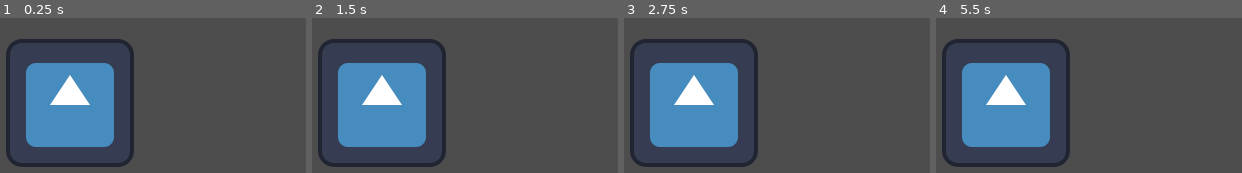
Above: before the commit, frames 1-4 (left to right).
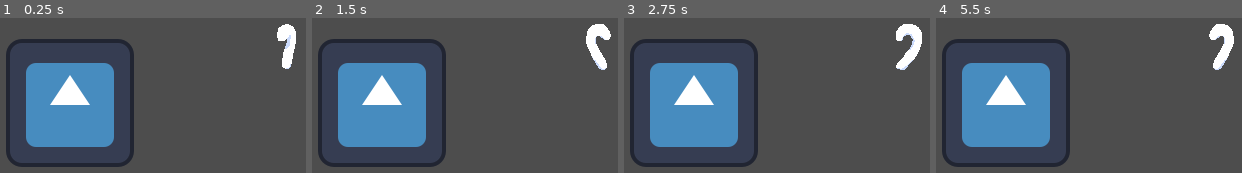
Above: after the commit, the same moments.

Repository: ryan-druffel/game-jam-dec-2024
Game: Godot game, scene res://world/world.tscn
Same seed, same stepped clock (60 frames per second), same inputs: the game is played once before the commit and once after it. The engine's default icon, where the game draws it, is replaced by a stand-in: a white triangle on a blue panel in a dark square.
Inputs:
- Up to frame 1 (0.25 s): no input
- Up to frame 2 (1.5 s): no input
- Up to frame 3 (2.75 s): no input
- Up to frame 4 (5.5 s): tap Enter at 3.5 s; tap Space at 4.25 s

The runs differ from the first frame. In frame 1, 1.1% of the frame differs, in the area x 90-97%, y 3-33%; in frame 2, 1.3%; in frame 3, 1.4%, in the area x 88-98%, y 3-34%; in frame 4, 1.3%.

Commit message:
Candy Cane Test Sprite

Diff:
--- a/dumptruck-dave/world/candy_cane/candy_cane.gd
+++ b/dumptruck-dave/world/candy_cane/candy_cane.gd
@@ -1,5 +1,4 @@
-class_name CandyCane
-extends Pickable
+class_name CandyCane extends Pickable
 
 
 # Called when the node enters the scene tree for the first time.
--- a/dumptruck-dave/world/candy_cane/candy_cane.tscn
+++ b/dumptruck-dave/world/candy_cane/candy_cane.tscn
@@ -1,7 +1,217 @@
-[gd_scene load_steps=3 format=3 uid="uid://cdnuqxadp4wx8"]
+[gd_scene load_steps=33 format=3 uid="uid://cdnuqxadp4wx8"]
 
 [ext_resource type="PackedScene" uid="uid://da312amrww033" path="res://world/pickable.tscn" id="1_atdhm"]
 [ext_resource type="Script" path="res://world/candy_cane/candy_cane.gd" id="2_ufrxp"]
+[ext_resource type="Texture2D" uid="uid://cp7rsfsfkh8lq" path="res://world/candy_cane/Candy Cane.png" id="3_0qs5d"]
+
+[sub_resource type="AtlasTexture" id="AtlasTexture_t8hhu"]
+atlas = ExtResource("3_0qs5d")
+region = Rect2(0, 0, 48, 48)
+
+[sub_resource type="AtlasTexture" id="AtlasTexture_8ii15"]
+atlas = ExtResource("3_0qs5d")
+region = Rect2(48, 0, 48, 48)
+
+[sub_resource type="AtlasTexture" id="AtlasTexture_n5a6v"]
+atlas = ExtResource("3_0qs5d")
+region = Rect2(96, 0, 48, 48)
+
+[sub_resource type="AtlasTexture" id="AtlasTexture_0slhw"]
+atlas = ExtResource("3_0qs5d")
+region = Rect2(144, 0, 48, 48)
+
+[sub_resource type="AtlasTexture" id="AtlasTexture_1v2k6"]
+atlas = ExtResource("3_0qs5d")
+region = Rect2(192, 0, 48, 48)
+
+[sub_resource type="AtlasTexture" id="AtlasTexture_4nu14"]
+atlas = ExtResource("3_0qs5d")
+region = Rect2(240, 0, 48, 48)
+
+[sub_resource type="AtlasTexture" id="AtlasTexture_xa1yl"]
+atlas = ExtResource("3_0qs5d")
+region = Rect2(0, 48, 48, 48)
+
+[sub_resource type="AtlasTexture" id="AtlasTexture_qwoxf"]
+atlas = ExtResource("3_0qs5d")
+region = Rect2(48, 48, 48, 48)
+
+[sub_resource type="AtlasTexture" id="AtlasTexture_34i40"]
+atlas = ExtResource("3_0qs5d")
+region = Rect2(96, 48, 48, 48)
+
+[sub_resource type="AtlasTexture" id="AtlasTexture_wd76a"]
+atlas = ExtResource("3_0qs5d")
+region = Rect2(144, 48, 48, 48)
+
+[sub_resource type="AtlasTexture" id="AtlasTexture_jaxmf"]
+atlas = ExtResource("3_0qs5d")
+region = Rect2(192, 48, 48, 48)
+
+[sub_resource type="AtlasTexture" id="AtlasTexture_s4j75"]
+atlas = ExtResource("3_0qs5d")
+region = Rect2(240, 48, 48, 48)
+
+[sub_resource type="AtlasTexture" id="AtlasTexture_u581p"]
+atlas = ExtResource("3_0qs5d")
+region = Rect2(0, 96, 48, 48)
+
+[sub_resource type="AtlasTexture" id="AtlasTexture_mwu30"]
+atlas = ExtResource("3_0qs5d")
+region = Rect2(48, 96, 48, 48)
+
+[sub_resource type="AtlasTexture" id="AtlasTexture_ba7gt"]
+atlas = ExtResource("3_0qs5d")
+region = Rect2(96, 96, 48, 48)
+
+[sub_resource type="AtlasTexture" id="AtlasTexture_8wre0"]
+atlas = ExtResource("3_0qs5d")
+region = Rect2(144, 96, 48, 48)
+
+[sub_resource type="AtlasTexture" id="AtlasTexture_1nees"]
+atlas = ExtResource("3_0qs5d")
+region = Rect2(192, 96, 48, 48)
+
+[sub_resource type="AtlasTexture" id="AtlasTexture_4kslc"]
+atlas = ExtResource("3_0qs5d")
+region = Rect2(240, 96, 48, 48)
+
+[sub_resource type="AtlasTexture" id="AtlasTexture_bdvkv"]
+atlas = ExtResource("3_0qs5d")
+region = Rect2(0, 144, 48, 48)
+
+[sub_resource type="AtlasTexture" id="AtlasTexture_5pris"]
+atlas = ExtResource("3_0qs5d")
+region = Rect2(48, 144, 48, 48)
+
+[sub_resource type="AtlasTexture" id="AtlasTexture_vhypu"]
+atlas = ExtResource("3_0qs5d")
+region = Rect2(96, 144, 48, 48)
+
+[sub_resource type="AtlasTexture" id="AtlasTexture_yjnit"]
+atlas = ExtResource("3_0qs5d")
+region = Rect2(144, 144, 48, 48)
+
+[sub_resource type="AtlasTexture" id="AtlasTexture_lhysi"]
+atlas = ExtResource("3_0qs5d")
+region = Rect2(192, 144, 48, 48)
+
+[sub_resource type="AtlasTexture" id="AtlasTexture_nvtu8"]
+atlas = ExtResource("3_0qs5d")
+region = Rect2(240, 144, 48, 48)
+
+[sub_resource type="AtlasTexture" id="AtlasTexture_18hm0"]
+atlas = ExtResource("3_0qs5d")
+region = Rect2(0, 192, 48, 48)
+
+[sub_resource type="AtlasTexture" id="AtlasTexture_dt72s"]
+atlas = ExtResource("3_0qs5d")
+region = Rect2(48, 192, 48, 48)
+
+[sub_resource type="AtlasTexture" id="AtlasTexture_ar0sc"]
+atlas = ExtResource("3_0qs5d")
+region = Rect2(96, 192, 48, 48)
+
+[sub_resource type="AtlasTexture" id="AtlasTexture_od3pl"]
+atlas = ExtResource("3_0qs5d")
+region = Rect2(144, 192, 48, 48)
+
+[sub_resource type="SpriteFrames" id="SpriteFrames_1gcec"]
+animations = [{
+"frames": [{
+"duration": 1.0,
+"texture": SubResource("AtlasTexture_t8hhu")
+}, {
+"duration": 1.0,
+"texture": SubResource("AtlasTexture_8ii15")
+}, {
+"duration": 1.0,
+"texture": SubResource("AtlasTexture_n5a6v")
+}, {
+"duration": 1.0,
+"texture": SubResource("AtlasTexture_0slhw")
+}, {
+"duration": 1.0,
+"texture": SubResource("AtlasTexture_1v2k6")
+}, {
+"duration": 1.0,
+"texture": SubResource("AtlasTexture_4nu14")
+}, {
+"duration": 1.0,
+"texture": SubResource("AtlasTexture_xa1yl")
+}, {
+"duration": 1.0,
+"texture": SubResource("AtlasTexture_qwoxf")
+}, {
+"duration": 1.0,
+"texture": SubResource("AtlasTexture_34i40")
+}, {
+"duration": 1.0,
+"texture": SubResource("AtlasTexture_wd76a")
+}, {
+"duration": 1.0,
+"texture": SubResource("AtlasTexture_jaxmf")
+}, {
+"duration": 1.0,
+"texture": SubResource("AtlasTexture_s4j75")
+}, {
+"duration": 1.0,
+"texture": SubResource("AtlasTexture_u581p")
+}, {
+"duration": 1.0,
+"texture": SubResource("AtlasTexture_mwu30")
+}, {
+"duration": 1.0,
+"texture": SubResource("AtlasTexture_ba7gt")
+}, {
+"duration": 1.0,
+"texture": SubResource("AtlasTexture_8wre0")
+}, {
+"duration": 1.0,
+"texture": SubResource("AtlasTexture_1nees")
+}, {
+"duration": 1.0,
+"texture": SubResource("AtlasTexture_4kslc")
+}, {
+"duration": 1.0,
+"texture": SubResource("AtlasTexture_bdvkv")
+}, {
+"duration": 1.0,
+"texture": SubResource("AtlasTexture_5pris")
+}, {
+"duration": 1.0,
+"texture": SubResource("AtlasTexture_vhypu")
+}, {
+"duration": 1.0,
+"texture": SubResource("AtlasTexture_yjnit")
+}, {
+"duration": 1.0,
+"texture": SubResource("AtlasTexture_lhysi")
+}, {
+"duration": 1.0,
+"texture": SubResource("AtlasTexture_nvtu8")
+}, {
+"duration": 1.0,
+"texture": SubResource("AtlasTexture_18hm0")
+}, {
+"duration": 1.0,
+"texture": SubResource("AtlasTexture_dt72s")
+}, {
+"duration": 1.0,
+"texture": SubResource("AtlasTexture_ar0sc")
+}, {
+"duration": 1.0,
+"texture": SubResource("AtlasTexture_od3pl")
+}],
+"loop": true,
+"name": &"default",
+"speed": 10.0
+}]
 
 [node name="CandyCane" groups=["Candy"] instance=ExtResource("1_atdhm")]
 script = ExtResource("2_ufrxp")
+
+[node name="Sprite2D" parent="." index="0"]
+sprite_frames = SubResource("SpriteFrames_1gcec")
+autoplay = "default"
+frame_progress = 0.945909
--- a/dumptruck-dave/world/pickable.tscn
+++ b/dumptruck-dave/world/pickable.tscn
@@ -3,9 +3,10 @@
 [ext_resource type="Script" path="res://world/pickable.gd" id="1_p2mv5"]
 
 [sub_resource type="RectangleShape2D" id="RectangleShape2D_ucg5k"]
-size = Vector2(48, 128)
+size = Vector2(48, 46)
 
 [node name="Pickable" type="Area2D"]
+texture_filter = 1
 collision_layer = 8
 script = ExtResource("1_p2mv5")
 
Binary file added: dumptruck-dave/world/candy_cane/Candy Cane.png
Not shown, added: dumptruck-dave/world/candy_cane/Candy Cane.png.import
